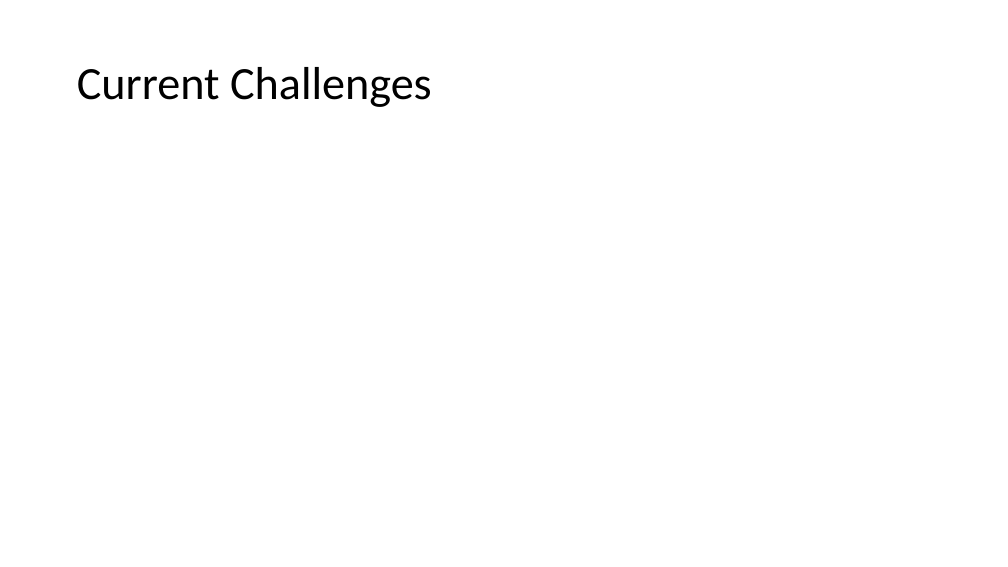
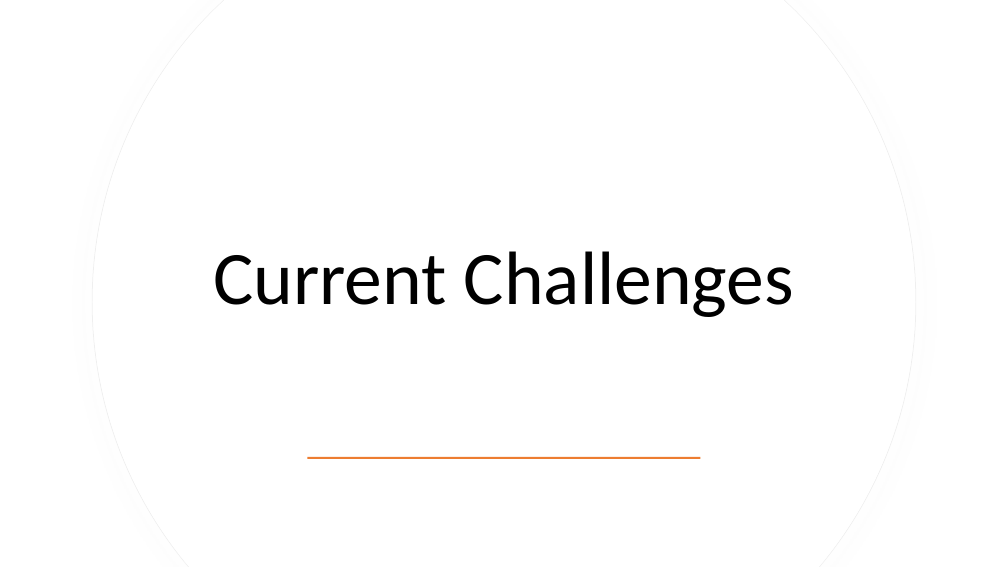
Before and after one commit to apedraza1234/socialfear, a slide deck: slide 9 of class_presentation.pptx. Drawn at 1008x567 pixels with LibreOffice and Linux fonts; fonts in the diff are those of the drawing. Boxes give left, top, right and bottom in pixels: in the first picture for what was removed or moved away, otherwise in the second. Text is boxed around its words. In the diff, an @@ line names an element or a change of style, - is before the commit and + after.

```diff
--- a/class_presentation.pptx
+++ b/class_presentation.pptx
@@ freeform shape added at (x1=92, y1=0, x2=917, y2=567), fill #FFFFFF, outline #EFEFEF 0.75 pt @@
@@ freeform shape added at (x1=93, y1=0, x2=916, y2=567), fill #FFFFFF @@
@@ title "Current Challenges" moved from (x1=77, y1=67, x2=432, y2=107) to (x1=213, y1=251, x2=794, y2=317) @@
@@ title "Current Challenges" at (x1=213, y1=251, x2=794, y2=317): size 44 to 72 pt; alignment left to centre @@
@@ rectangle added at (x1=308, y1=457, x2=701, y2=459), fill #ED7D31 @@
```
Also in this commit, not shown: 9 other slides changed, 4 slides added, 1 slide removed, 4 other files.
